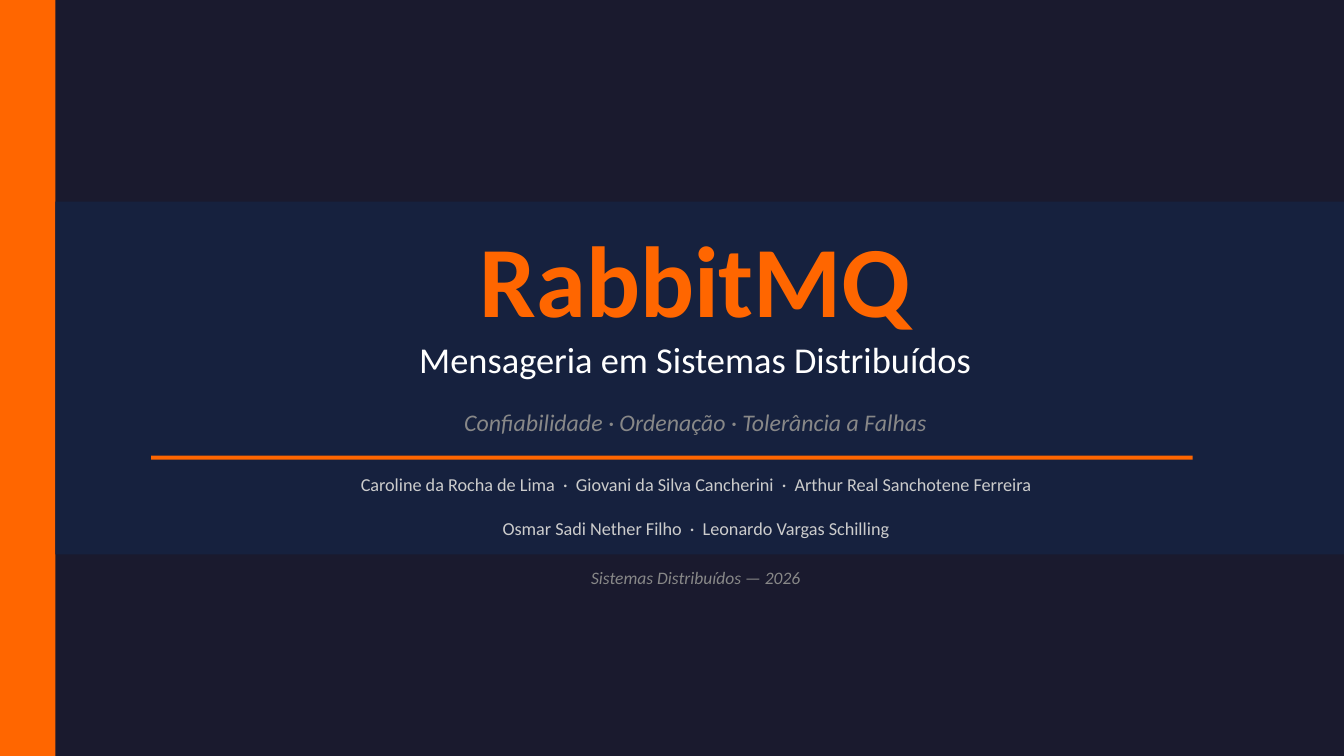
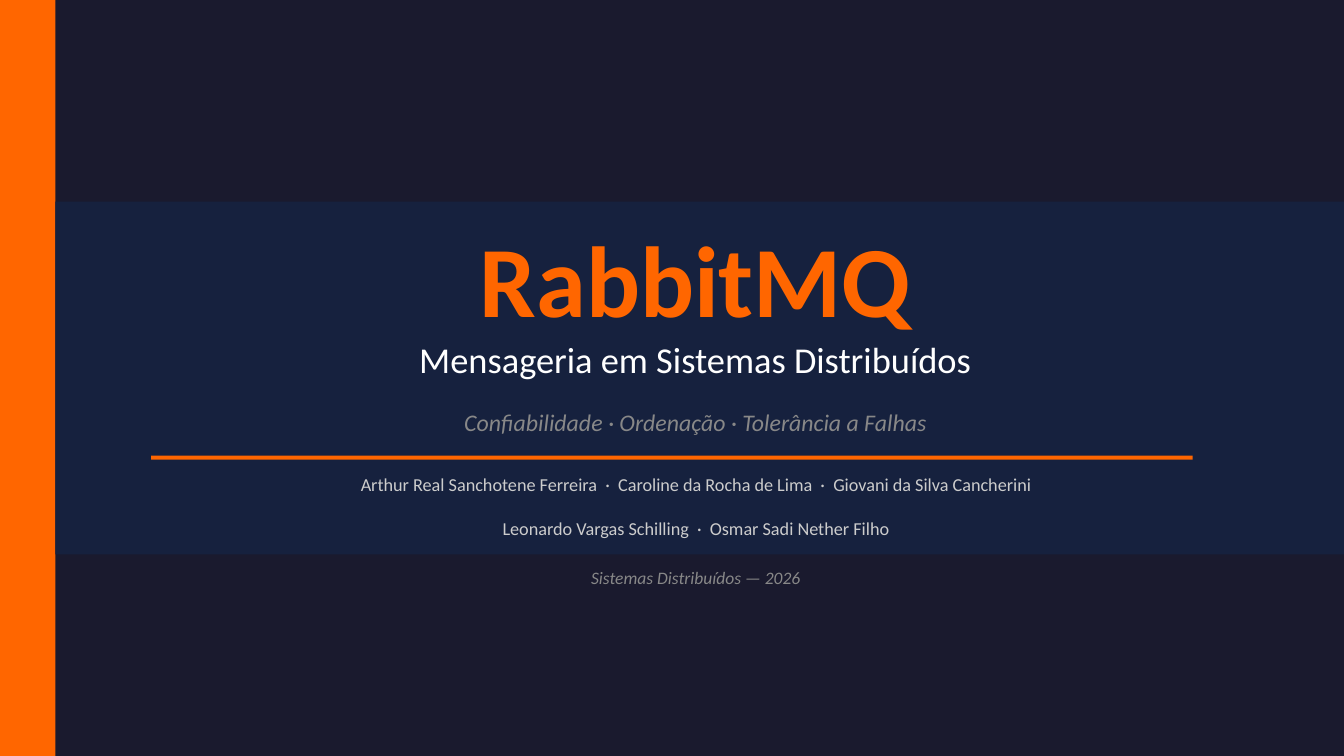
Before and after one commit to carolinerdelima/t2_sistemas_distribuidos, a slide deck: slide 1 of docs/slides/RabbitMQ_Apresentacao.pptx. Drawn at 1344x756 pixels with LibreOffice and Linux fonts; fonts in the diff are those of the drawing. Boxes give left, top, right and bottom in pixels: in the first picture for what was removed or moved away, otherwise in the second. Text is boxed around its words. In the diff, an @@ line names an element or a change of style, - is before the commit and + after.

Commit message:
docs(slides): ordena integrantes em ordem alfabética na apresentação T2

```diff
--- a/docs/slides/RabbitMQ_Apresentacao.pptx
+++ b/docs/slides/RabbitMQ_Apresentacao.pptx
@@ text at (361, 478, 1031, 491): text changed @@
-Caroline da Rocha de Lima · Giovani da Silva Cancherini · Arthur Real Sanchotene Ferreira
+Arthur Real Sanchotene Ferreira · Caroline da Rocha de Lima · Giovani da Silva Cancherini
@@ text at (503, 522, 889, 538): text changed @@
-Osmar Sadi Nether Filho · Leonardo Vargas Schilling
+Leonardo Vargas Schilling · Osmar Sadi Nether Filho
```
Also in this commit, not shown: 3 other files.
